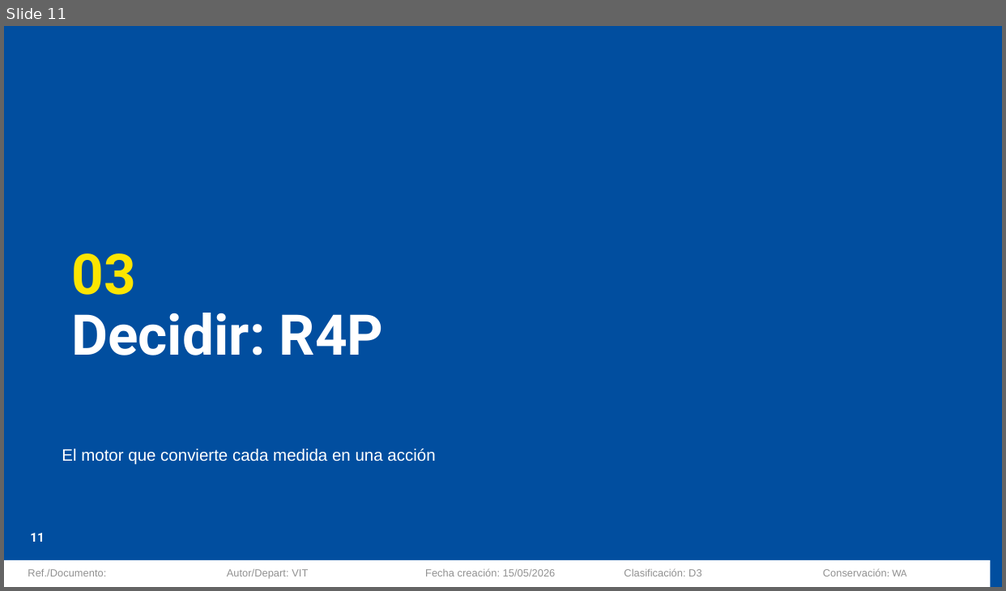
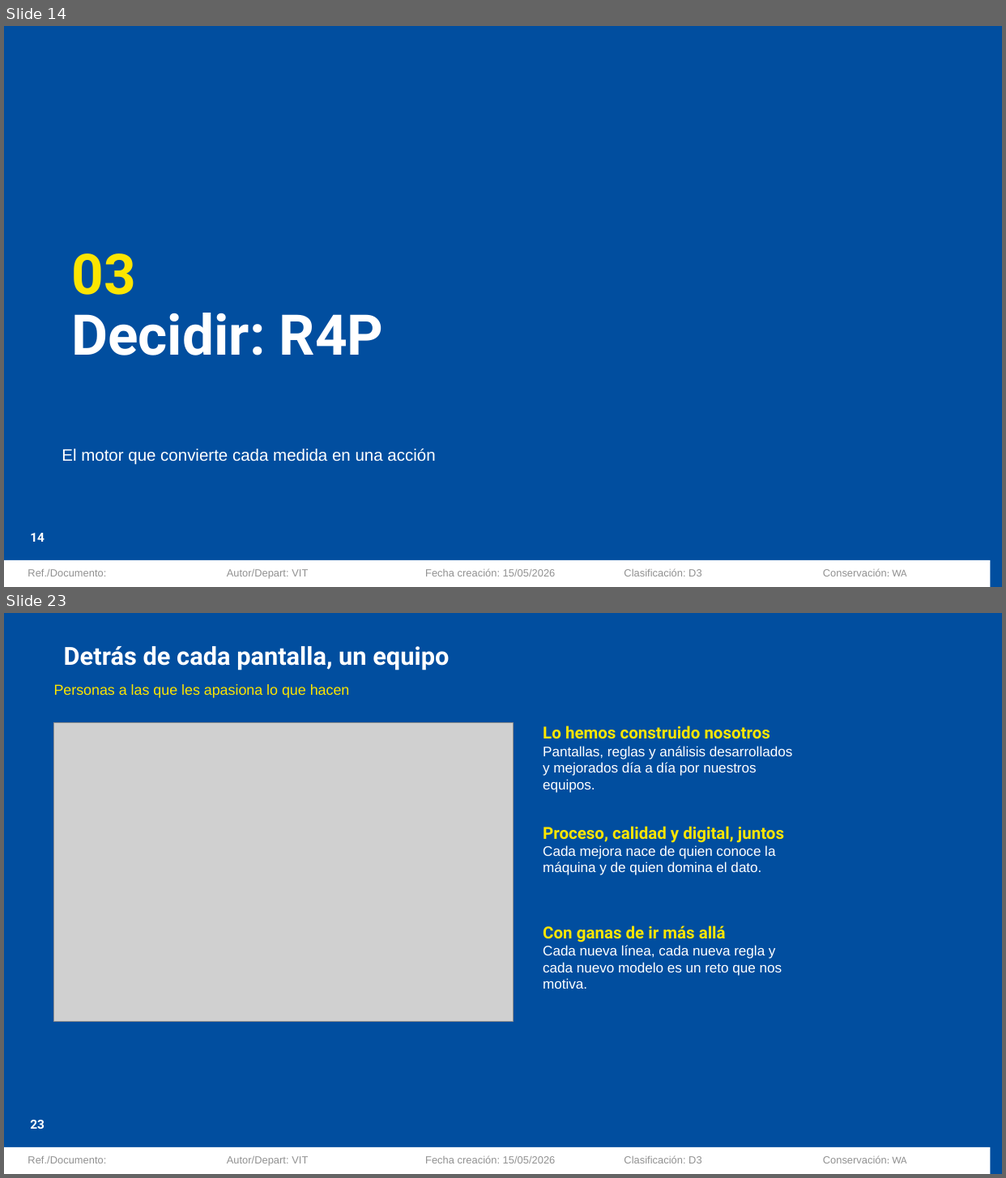
Before and after one commit to Asierenux/blank-app, a slide deck: presentaciones/Michelin_Hyundai_Fabricacion_Digital_ES.pptx. Shown one above the other, each under a label of ours: slide 11 before the commit, slides 14 and 23 after it; the slides between them are not shown. The pictures are 1006x591 and 1006x1178 pixels, drawn with LibreOffice and Linux fonts; fonts in the diff are those of the drawing; grey boxes stand for pictures; background and template pictures are left out. Boxes give left, top, right and bottom in pixels: in the first picture for what was removed or moved away, otherwise in the second. Text is boxed around its words. In the diff, an @@ line names an element or a change of style, - is before the commit and + after.

```diff
--- a/presentaciones/Michelin_Hyundai_Fabricacion_Digital_ES.pptx
+++ b/presentaciones/Michelin_Hyundai_Fabricacion_Digital_ES.pptx
@@ slide 23 added at <box>4,613,1002,1174</box>, background #014E9F; not listed: 7 template elements that a slide beside it also shows @@
@@ title added at <box>64,646,449,671</box>, 18 pt, text #FFFFFF, bold @@
+Detrás de cada pantalla, un equipo
@@ text added at <box>54,684,350,698</box>, 10.5 pt, text #FCE500 @@
+Personas a las que les apasiona lo que hacen
@@ picture added at <box>54,723,513,1022</box> @@
@@ text added at <box>543,726,792,793</box>, 10 pt, text #FFFFFF @@
+Lo hemos construido nosotros
+Pantallas, reglas y análisis desarrollados y mejorados día a día por nuestros equipos.
@@ text added at <box>543,826,784,875</box>, 10 pt, text #FFFFFF @@
+Proceso, calidad y digital, juntos
+Cada mejora nace de quien conoce la máquina y de quien domina el dato.
@@ text added at <box>543,926,782,989</box>, 10 pt, text #FFFFFF @@
+Con ganas de ir más allá
+Cada nueva línea, cada nueva regla y cada nuevo modelo es un reto que nos motiva.
@@ what was slide 11 is now slide 14 @@
@@ page number at <box>30,533,44,542</box>: text changed @@
-11
+14
```
Also in this commit, not shown: 10 slides changed, 9 other slides added, 3 slides removed.
